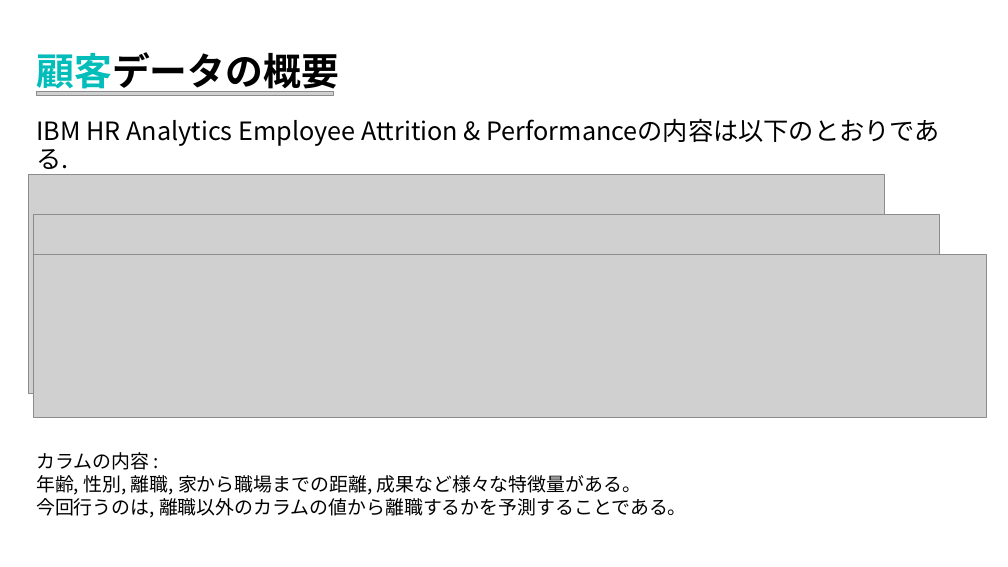
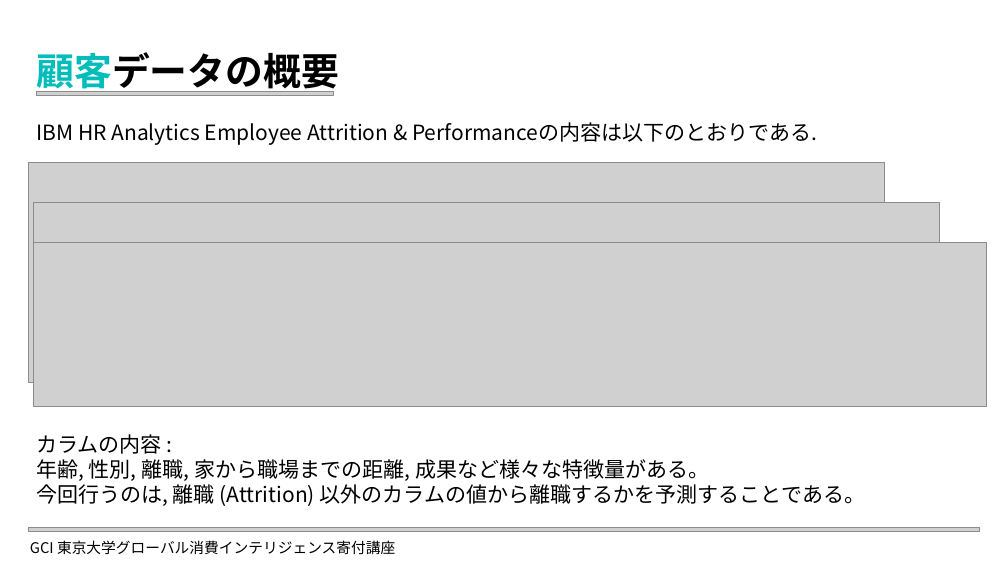
Before and after one commit to elsy0111/GCI2023Winter, a slide deck: slide 5 of LDA_Attrition.pptx. Drawn at 1008x567 pixels with LibreOffice and Linux fonts; fonts in the diff are those of the drawing; grey boxes stand for pictures. Boxes give left, top, right and bottom in pixels: in the first picture for what was removed or moved away, otherwise in the second. Text is boxed around its words. In the diff, an @@ line names an element or a change of style, - is before the commit and + after.

```diff
--- a/LDA_Attrition.pptx
+++ b/LDA_Attrition.pptx
@@ text "IBM HR Analytics Employee Attrition ..." at <box>36,122,818,145</box>: size 24 to 20 pt @@
@@ 3 pictures: place and size @@
-3 pictures at <box>29,175,986,418</box>
+3 pictures at <box>29,163,986,406</box>
@@ text "カラムの内容 :": place and size @@
-text "カラムの内容 :" at <box>36,452,687,518</box>
+text "カラムの内容 :" at <box>36,434,865,506</box>
@@ text at <box>36,434,709,481</box>: size 18 to 20 pt in "カラムの内容 :", "年齢, 性別, 離職, 家から職場までの距離, 成果など様々な特徴量がある。" @@
@@ text at <box>36,484,865,506</box>: text changed; size 18 to 20 pt @@
-今回行うのは, 離職以外のカラムの値から離職するかを予測することである。
+今回行うのは, 離職 (Attrition) 以外のカラムの値から離職するかを予測することである。
@@ picture added at <box>29,528,979,532</box> @@
@@ text added at <box>30,540,395,555</box>, 14 pt, text #000000 @@
+GCI 東京大学グローバル消費インテリジェンス寄付講座
```
Also in this commit, not shown: 5 other slides changed, 1 slide added, 1 other file.
